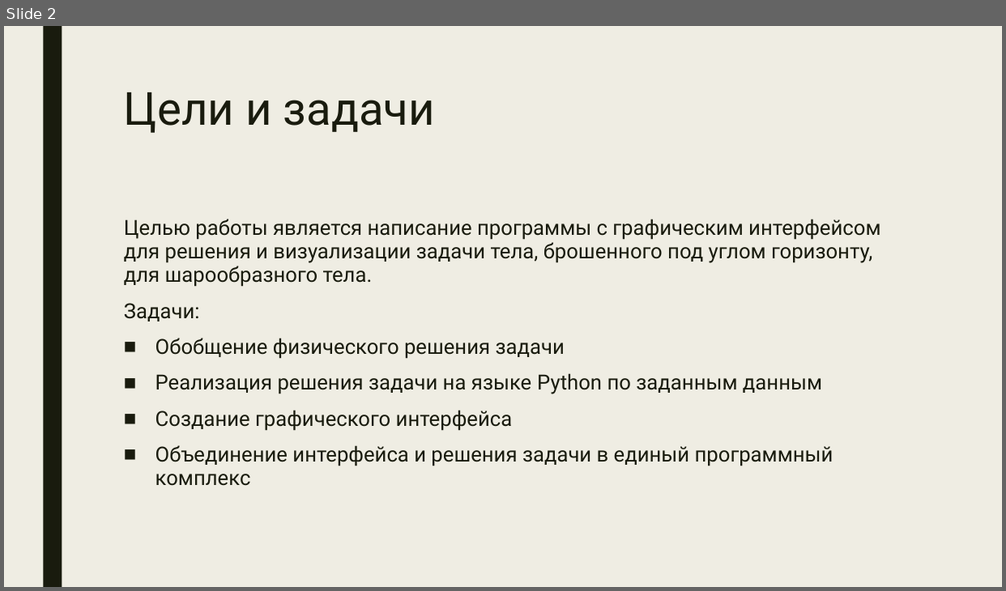
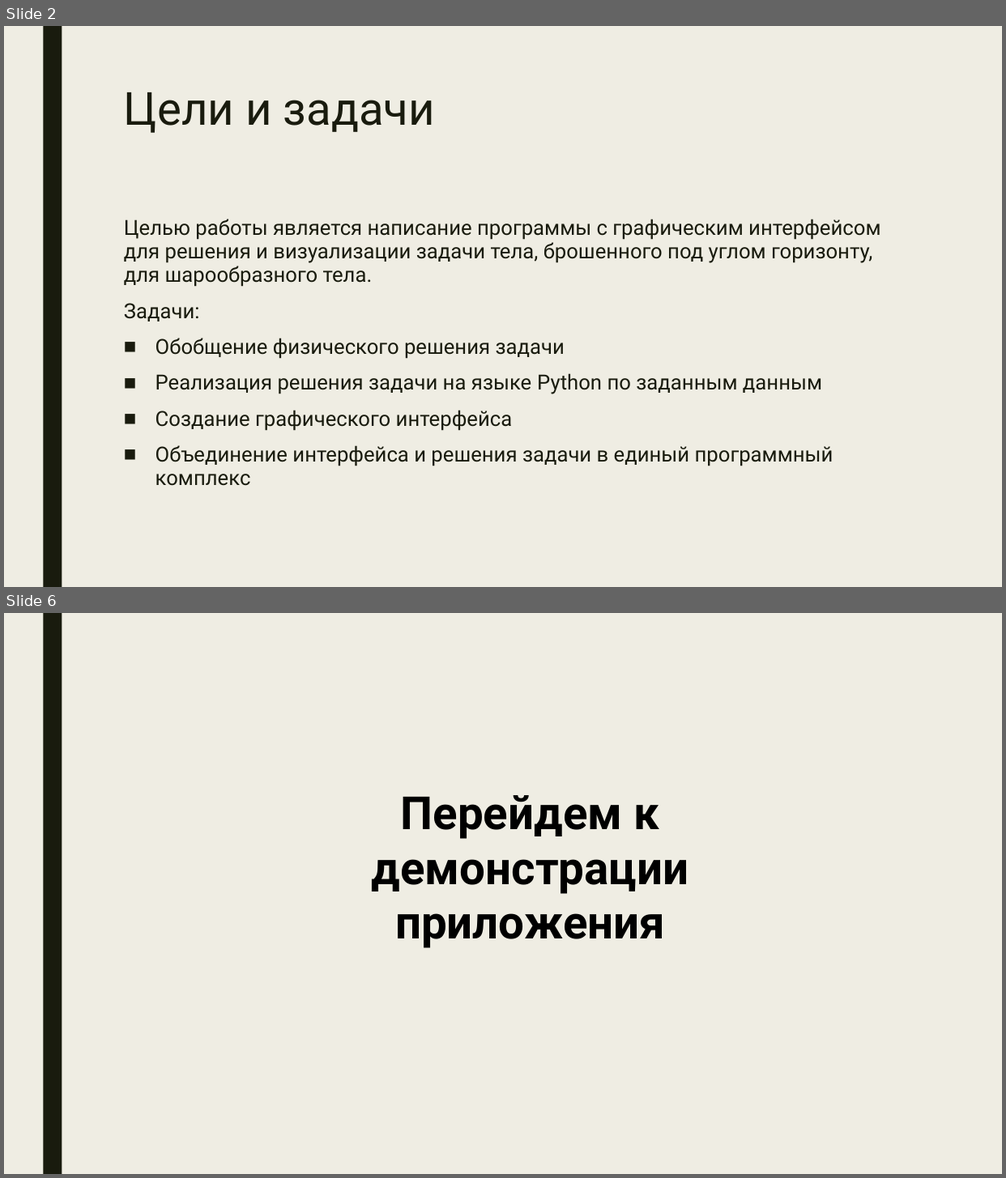
Before and after one commit to Impervguin/Projectile-Simulation, a slide deck: Presentation.pptx. Shown one above the other, each under a label of ours: slide 2 before the commit, slides 2 and 6 after it; the slides between them are not shown. The pictures are 1006x591 and 1006x1178 pixels, drawn with LibreOffice and Linux fonts; fonts in the diff are those of the drawing. Boxes give left, top, right and bottom in pixels: in the first picture for what was removed or moved away, otherwise in the second. Text is boxed around its words. In the diff, an @@ line names an element or a change of style, - is before the commit and + after.

```diff
--- a/Presentation.pptx
+++ b/Presentation.pptx
@@ slide 6 added at box(4, 613, 1002, 1174), background #EFEDE3; not listed: 1 template element that a slide beside it also shows @@
@@ text added at box(372, 795, 688, 948), 44 pt, text #000000, bold @@
+Перейдем к демонстрации приложения
```
Also in this commit, not shown: 2 slides changed, 2 other slides added, 1 slide removed, 1 other file.
